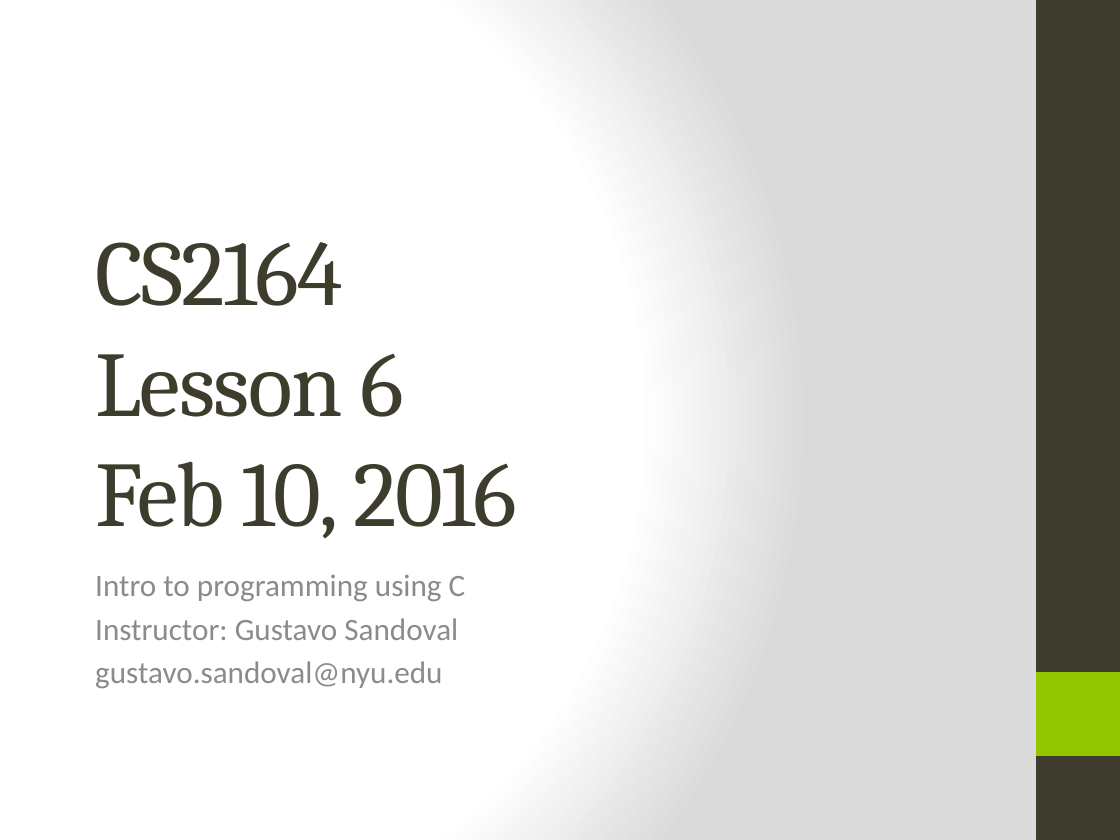
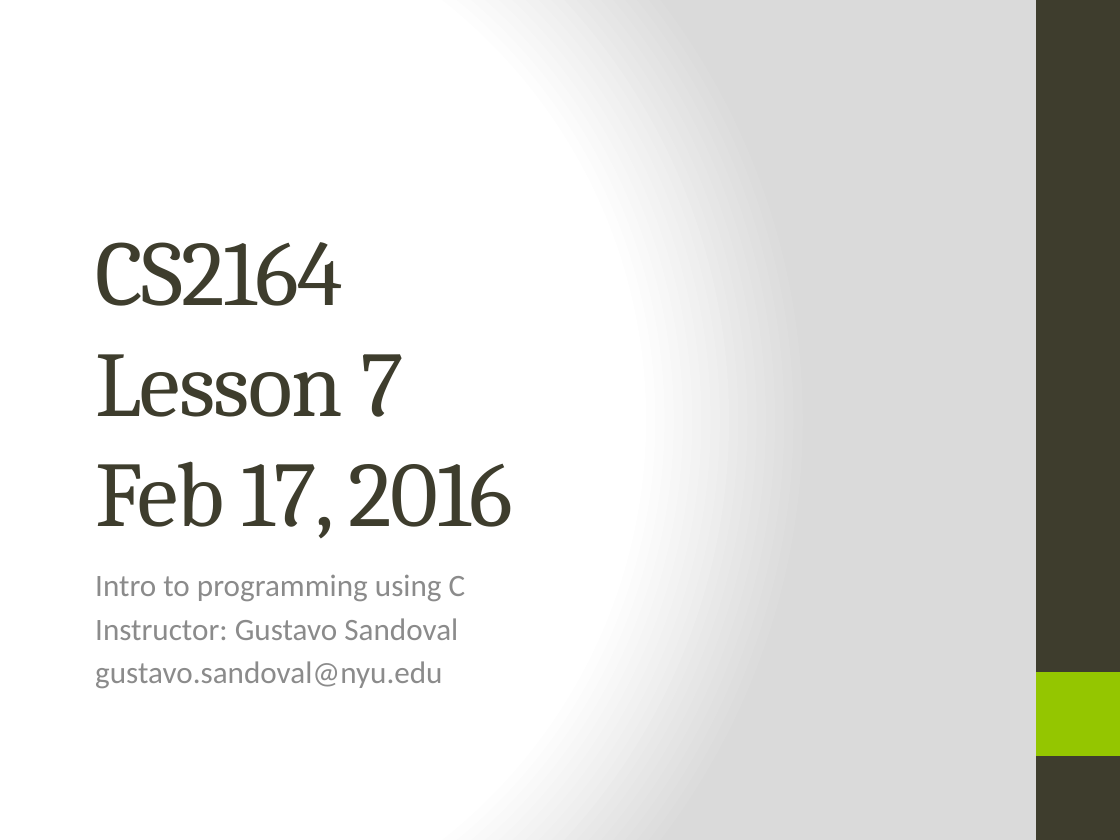
Before and after one commit to kinsidar/Spring2016, a slide deck: slide 1 of Slides/lesson7.pptx. Drawn at 1120x840 pixels with LibreOffice and Linux fonts; fonts in the diff are those of the drawing. Boxes give left, top, right and bottom in pixels: in the first picture for what was removed or moved away, otherwise in the second. Text is boxed around its words. In the diff, an @@ line names an element or a change of style, - is before the commit and + after.

Commit message:
fix title on lesson7

```diff
--- a/Slides/lesson7.pptx
+++ b/Slides/lesson7.pptx
@@ title at box(95, 242, 513, 538): text changed @@
-CS2164
-Lesson 6
-Feb 10, 2016
+CS2164
+Lesson 7
+Feb 17, 2016
```
